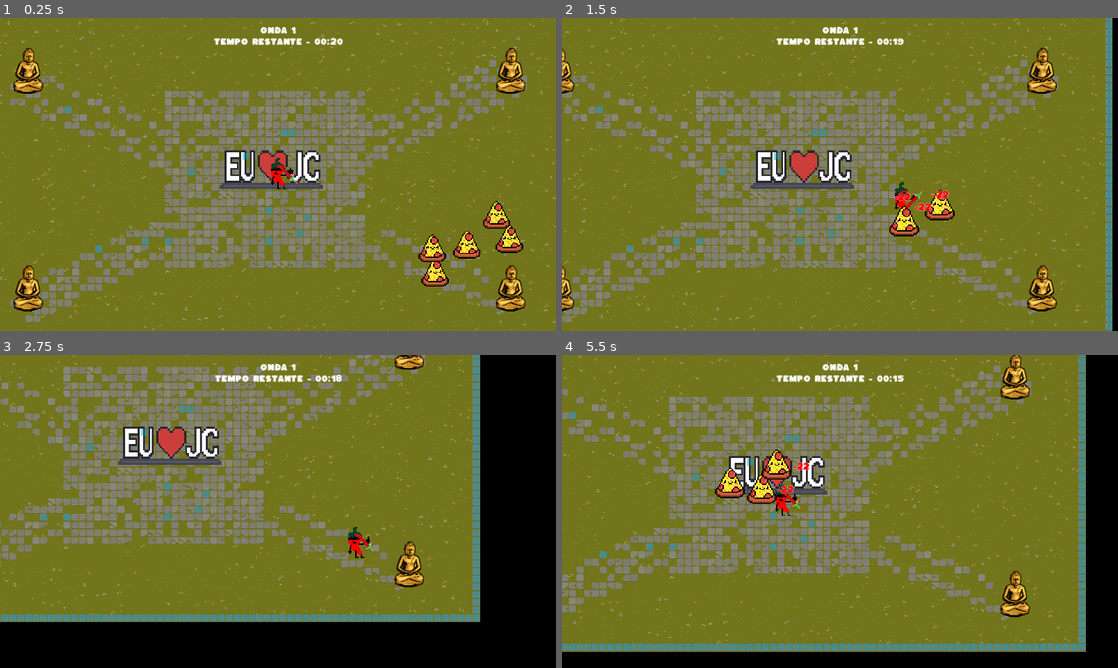
Above: before the commit, frames 1-4 (two rows, left to right).
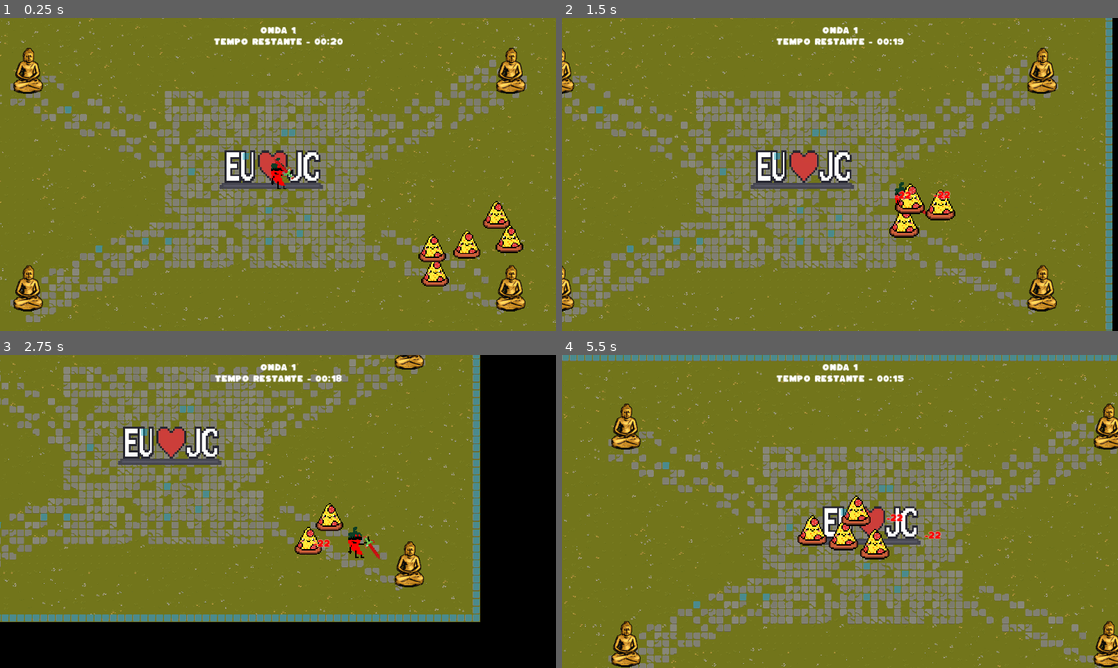
Above: after the commit, the same moments.

Repository: eduardomanhabosco/pepper-simulator
Game: Godot game, scene res://management/game_level.tscn
Same seed, same stepped clock (60 frames per second), same inputs: the game is played once before the commit and once after it. This scene is started directly instead of the project's main scene.
Inputs:
- Up to frame 1 (0.25 s): no input
- Up to frame 2 (1.5 s): hold D (move_right) 0.53-1.28 s; hold S (move_down) from 1.28 s (still down)
- Up to frame 3 (2.75 s): release S (move_down) at 2.03 s; hold D (move_right) from 2.03 s (still down)
- Up to frame 4 (5.5 s): release D (move_right) at 2.78 s; hold W (move_up) 2.78-3.53 s; hold A (move_left) 3.53-5.03 s; hold S (move_down) from 5.03 s (still down)

The runs differ from the first frame. In frame 1, less than 0.1% of the frame differs, in the area x 49-54%, y 44-54%; in frame 2, 0.7%; in frame 3, 0.7%; in frame 4, 47%, in the area x 0-100%, y 0-100%.

Commit message:
update: add sword sfx & adust animation

Diff:
--- a/weapons/sword/sword_pepper.tscn
+++ b/weapons/sword/sword_pepper.tscn
@@ -1,7 +1,8 @@
-[gd_scene load_steps=8 format=3 uid="uid://beitt7k0g8tje"]
+[gd_scene load_steps=9 format=3 uid="uid://beitt7k0g8tje"]
 
 [ext_resource type="PackedScene" uid="uid://gy62kl4hafy" path="res://weapons/weapon_template.tscn" id="1_lxdw8"]
 [ext_resource type="Texture2D" uid="uid://dwle112i3srkf" path="res://assets/sowrd_pepper.png" id="2_gjtl0"]
+[ext_resource type="AudioStream" uid="uid://mg66n1hpxnkq" path="res://assets/swordsfx.mp3" id="3_xy6pf"]
 
 [sub_resource type="Animation" id="Animation_yd4hi"]
 length = 0.001
@@ -40,10 +41,10 @@
 tracks/0/interp = 1
 tracks/0/loop_wrap = true
 tracks/0/keys = {
-"times": PackedFloat32Array(0, 0.4),
+"times": PackedFloat32Array(0, 0.1),
 "transitions": PackedFloat32Array(1, 1),
 "update": 0,
-"values": [0.0, 6.28319]
+"values": [0.872665, 3.31613]
 }
 tracks/1/type = "value"
 tracks/1/imported = false
@@ -52,11 +53,30 @@
 tracks/1/interp = 1
 tracks/1/loop_wrap = true
 tracks/1/keys = {
-"times": PackedFloat32Array(0, 0.4),
+"times": PackedFloat32Array(0, 0.1),
 "transitions": PackedFloat32Array(1, 1),
 "update": 1,
 "values": [false, true]
 }
+tracks/2/type = "audio"
+tracks/2/imported = false
+tracks/2/enabled = true
+tracks/2/path = NodePath("sword_sfx")
+tracks/2/interp = 1
+tracks/2/loop_wrap = true
+tracks/2/keys = {
+"clips": [{
+"end_offset": 0.0711484,
+"start_offset": 0.11,
+"stream": ExtResource("3_xy6pf")
+}, {
+"end_offset": 0.0,
+"start_offset": 0.0,
+"stream": null
+}],
+"times": PackedFloat32Array(0, 0.1)
+}
+tracks/2/use_blend = true
 
 [sub_resource type="AnimationLibrary" id="AnimationLibrary_atxal"]
 _data = {
@@ -65,17 +85,17 @@
 }
 
 [sub_resource type="RectangleShape2D" id="RectangleShape2D_d4dei"]
-size = Vector2(38, 28)
+size = Vector2(47.7845, 44.5471)
 
 [sub_resource type="CircleShape2D" id="CircleShape2D_atxal"]
-radius = 25.02
+radius = 31.5753
 
 [node name="SwordPepper" instance=ExtResource("1_lxdw8")]
 _attack_damage = 22
 _attack_cooldown = 0.6
 
 [node name="WeaponTexture" parent="." index="0"]
-position = Vector2(-3, 0)
+position = Vector2(-10.9471, -10.2549)
 texture = ExtResource("2_gjtl0")
 flip_h = true
 region_enabled = false
@@ -85,10 +105,20 @@
 "": SubResource("AnimationLibrary_atxal")
 }
 
+[node name="AttackArea" parent="." index="4"]
+position = Vector2(-33.5405, -0.178454)
+
 [node name="Collision" type="CollisionShape2D" parent="AttackArea" index="0"]
-position = Vector2(-4, 4)
+position = Vector2(21.1163, -8.8858)
 shape = SubResource("RectangleShape2D_d4dei")
 disabled = true
 
+[node name="DetectionArea" parent="." index="5"]
+position = Vector2(-30.4125, 0.285408)
+
 [node name="Collision" type="CollisionShape2D" parent="DetectionArea" index="0"]
+position = Vector2(18.4806, -10.3666)
 shape = SubResource("CircleShape2D_atxal")
+
+[node name="sword_sfx" type="AudioStreamPlayer" parent="." index="7"]
+volume_db = -15.0
Not shown, added: assets/hitsfx.mp3.import
Not shown, added: assets/swordsfx.mp3.import
Not shown, added: assets/hitsfx.mp3
Not shown, added: assets/swordsfx.mp3
